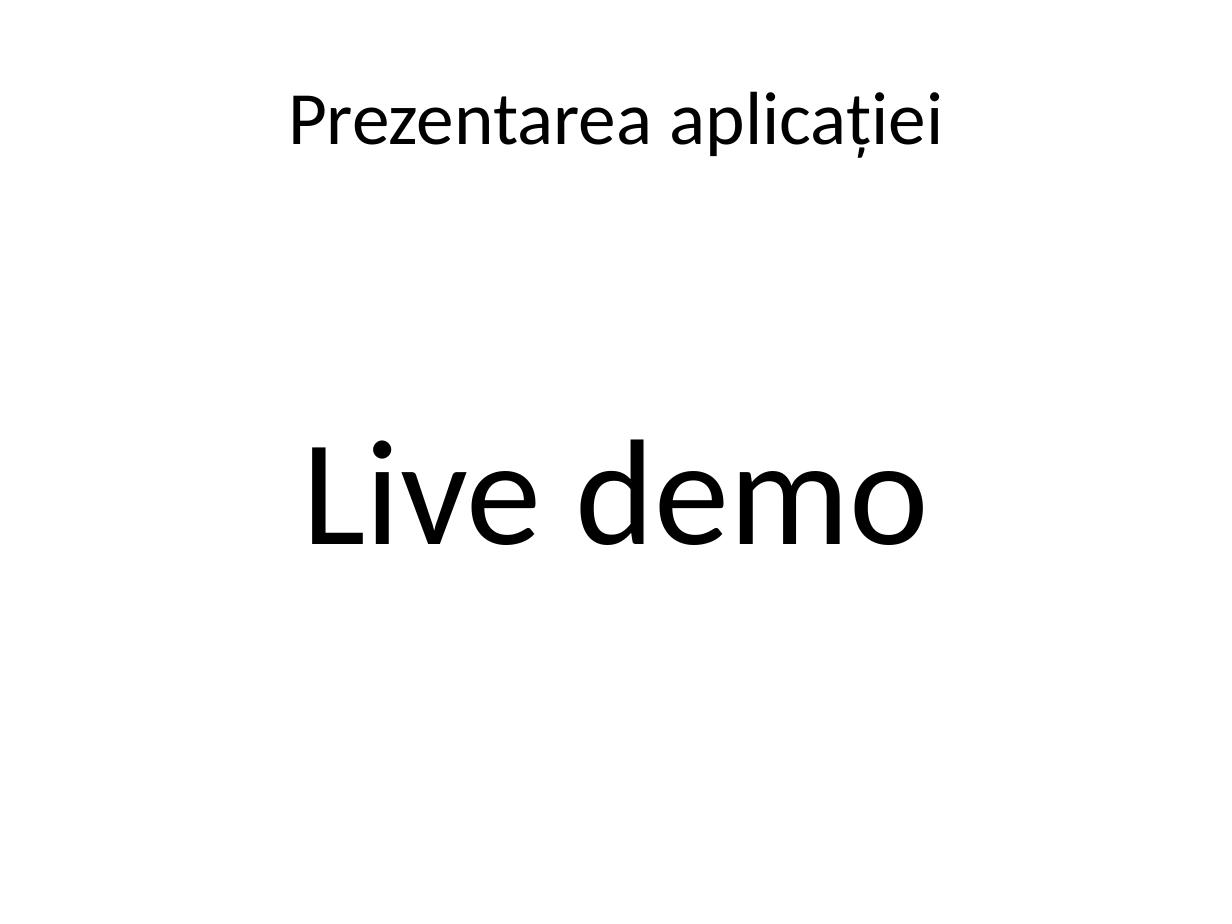
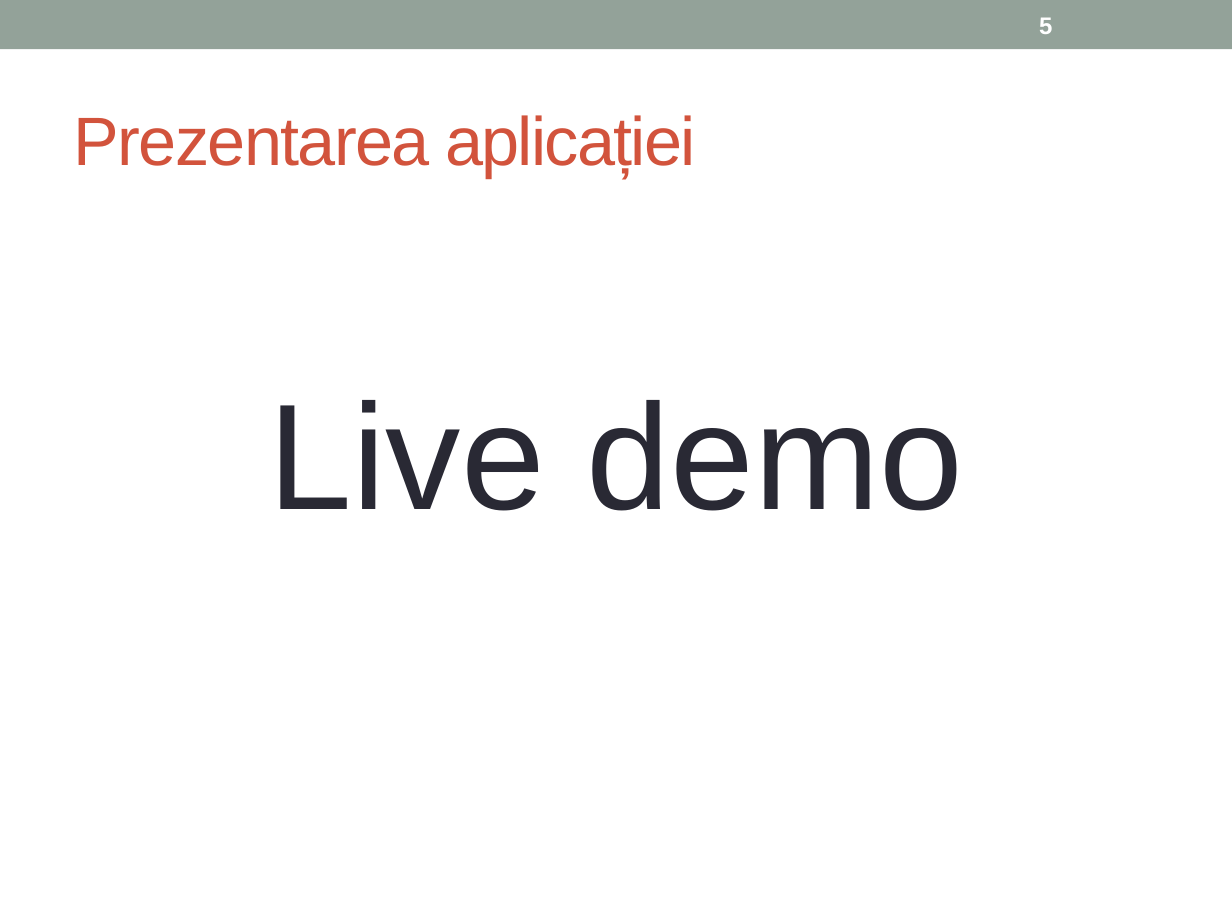
Before and after one commit to AlexC93/SimulatedAwareness, a slide deck: slide 5 of Licenta.pptx. Drawn at 1232x924 pixels with LibreOffice and Linux fonts; fonts in the diff are those of the drawing. Boxes give left, top, right and bottom in pixels: in the first picture for what was removed or moved away, otherwise in the second. Text is boxed around its words. In the diff, an @@ line names an element or a change of style, - is before the commit and + after.

```diff
--- a/Licenta.pptx
+++ b/Licenta.pptx
@@ rectangle added at [0,0,1232,49], fill #93A299 @@
@@ page number added at [1039,17,1052,34], 14 pt, text #FFFFFF, bold @@
+5
@@ title "Prezentarea aplicației": place and size @@
-title "Prezentarea aplicației" at [288,91,943,158]
+title "Prezentarea aplicației" at [74,115,696,178]
@@ title "Prezentarea aplicației" at [74,115,696,178]: size 44 to 40 pt, font Calibri to Arial, text colour #000000 to #D2533C, letter spacing 0 to -1 pt; alignment centre to left @@
@@ text "Live demo" at [269,400,963,511]: font Calibri to Arial, text colour #000000 to #292934 @@
```
Also in this commit, not shown: 6 other slides changed.
